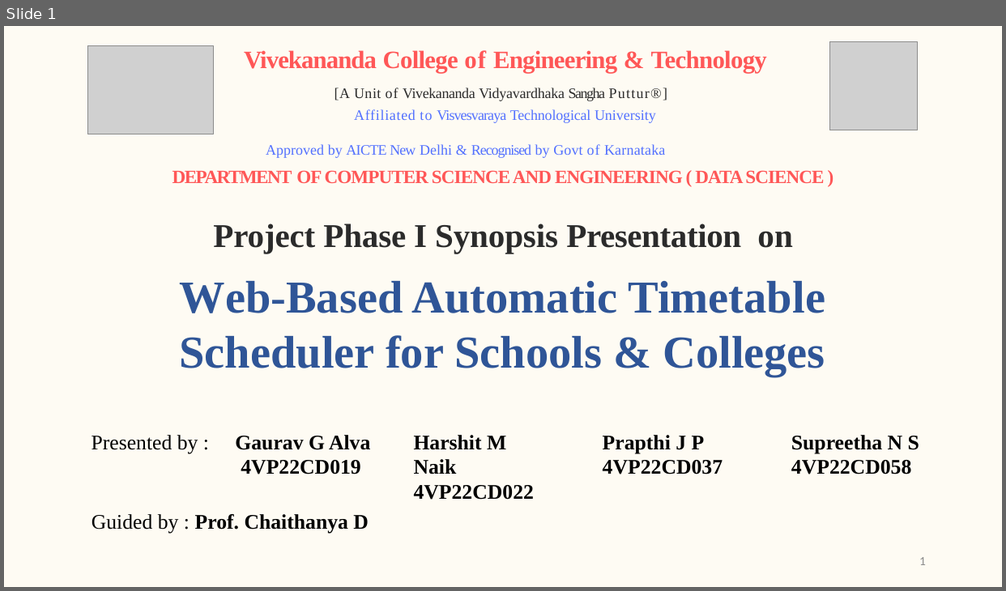
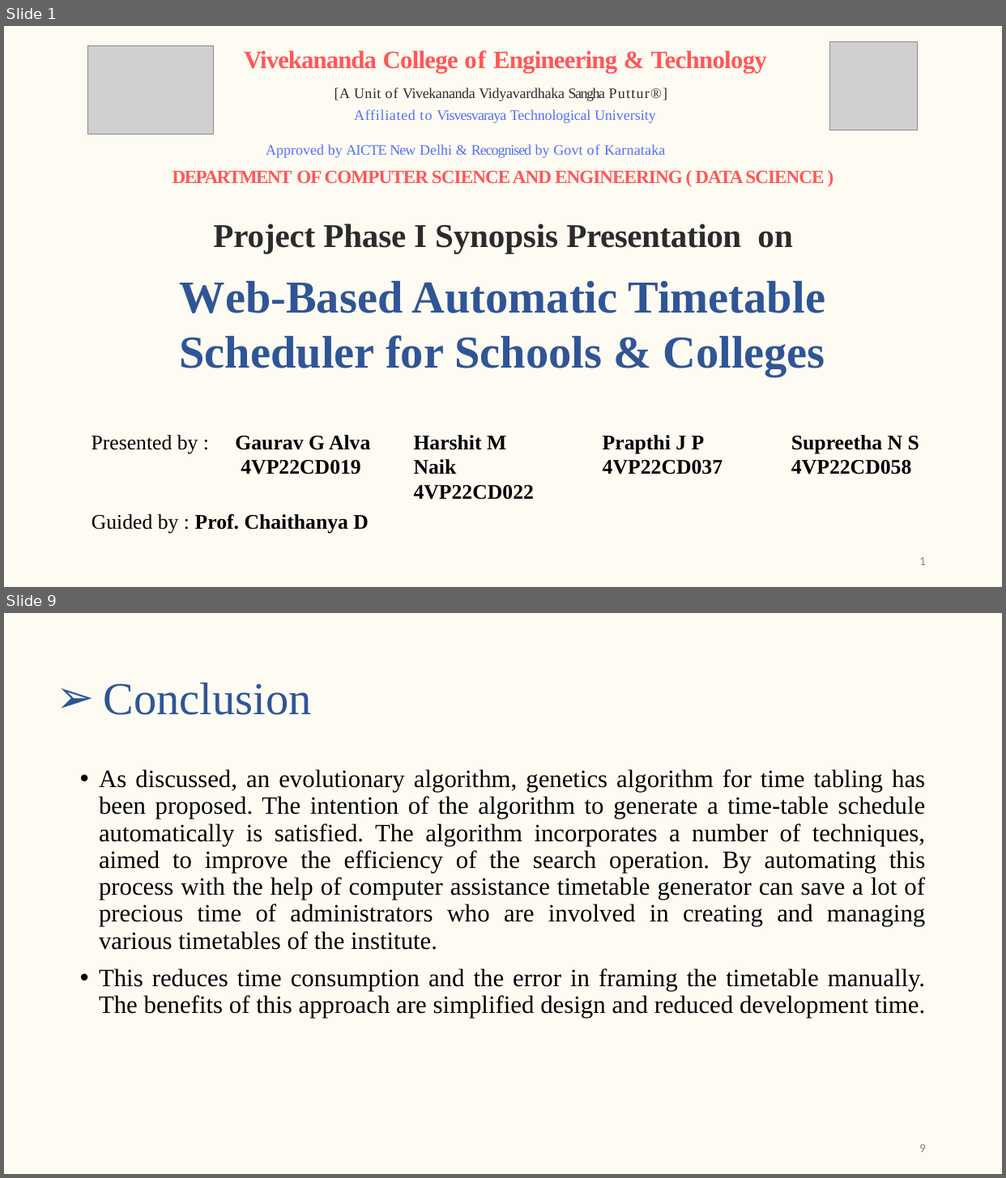
Before and after one commit to s-saanvi/Collection, a slide deck: Synopsis/Synopsis Presentation.pptx. Shown one above the other, each under a label of ours: slide 1 before the commit, slides 1 and 9 after it; the slides between them are not shown. The pictures are 1006x591 and 1006x1178 pixels, drawn with LibreOffice and Linux fonts; fonts in the diff are those of the drawing; grey boxes stand for pictures. Boxes give left, top, right and bottom in pixels: in the first picture for what was removed or moved away, otherwise in the second. Text is boxed around its words. In the diff, an @@ line names an element or a change of style, - is before the commit and + after.

```diff
--- a/Synopsis/Synopsis Presentation.pptx
+++ b/Synopsis/Synopsis Presentation.pptx
@@ slide 9 added at bbox=[4, 613, 1002, 1174], background #FEF9E8 at 51% opacity @@
@@ title added at bbox=[103, 683, 311, 715], 44 pt, text #2F5597 @@
+➢ Conclusion
@@ text added at bbox=[99, 769, 926, 1018], 24 pt, text #000000 @@
+• As discussed, an evolutionary algorithm, genetics algorithm for time tabling has been proposed. The intention of the algorithm to generate a time-table schedule automatically is satisfied. The algorithm incorporates a number of techniques, aimed to improve the efficiency of the search operation. By automating this process with the help of computer assistance timetable generator can save a lot of precious time of administrators who are involved in creating and managing various timetables of the institute.
+• This reduces time consumption and the error in framing the timetable manually. The benefits of this approach are simplified design and reduced development time.
@@ page number added at bbox=[919, 1144, 926, 1152], 12 pt, text #8C8C8C @@
+9
```
Also in this commit, not shown: 5 slides changed, 3 other slides added, 3 slides removed, 1 other file.
